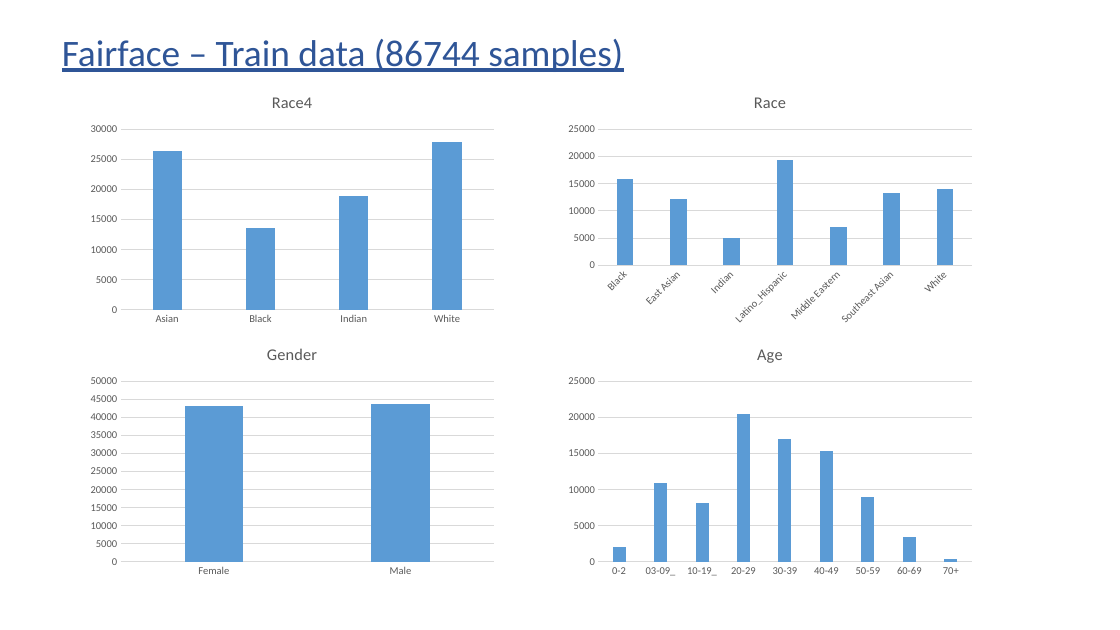
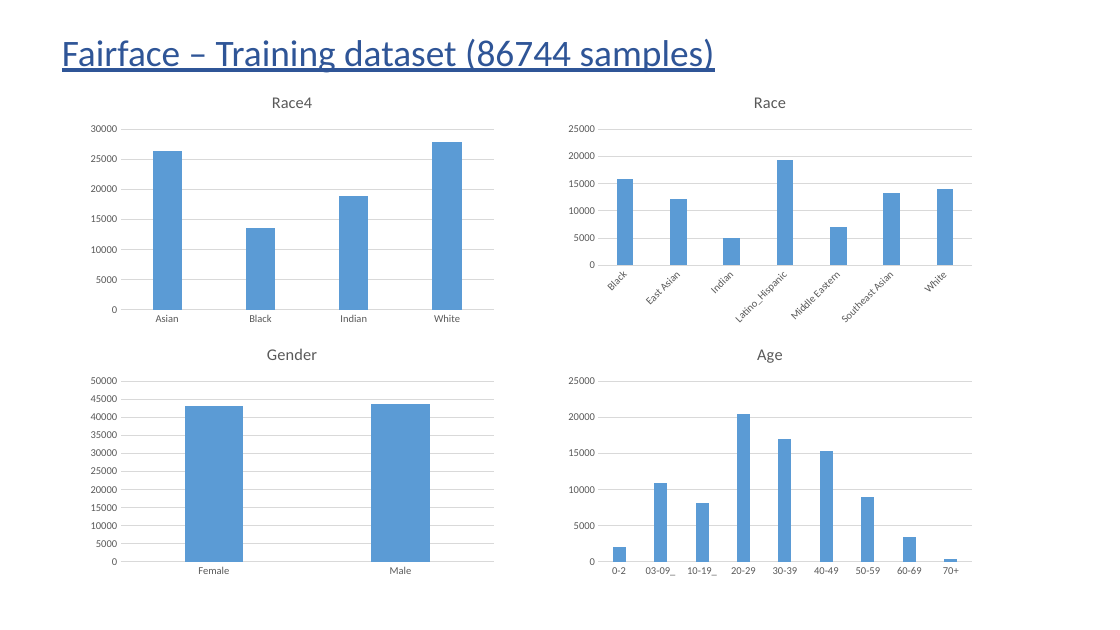
Before and after one commit to subirkumarparida/DDPM, a slide deck: slide 48 of Bias_Diffusion_v3.pptx (slide 8 before the commit). Drawn at 1120x630 pixels with LibreOffice and Linux fonts; fonts in the diff are those of the drawing. Boxes give left, top, right and bottom in pixels: in the first picture for what was removed or moved away, otherwise in the second. Text is boxed around its words. In the diff, an @@ line names an element or a change of style, - is before the commit and + after.

```diff
--- a/Bias_Diffusion_v3.pptx
+++ b/Bias_Diffusion_v3.pptx
@@ text at (x1=62, y1=39, x2=715, y2=73): text changed @@
-Fairface – Train data (86744 samples)
+Fairface – Training dataset (86744 samples)
```
Also in this commit, not shown: 7 other slides changed, 22 slides added.
